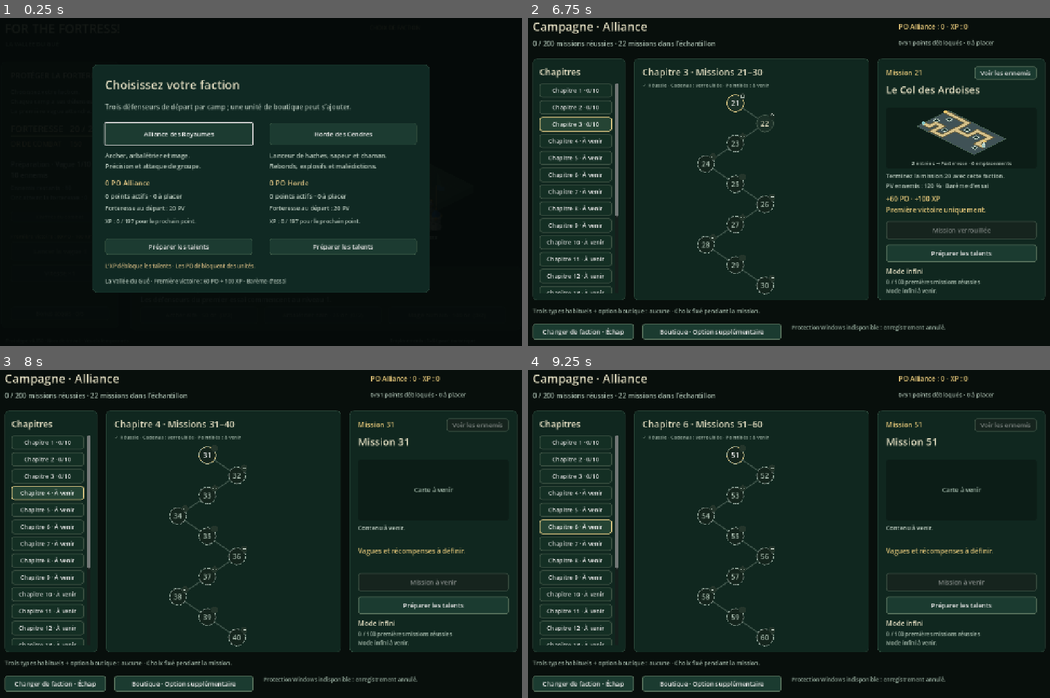
Above: before the commit, frames 1-4 (two rows, left to right).
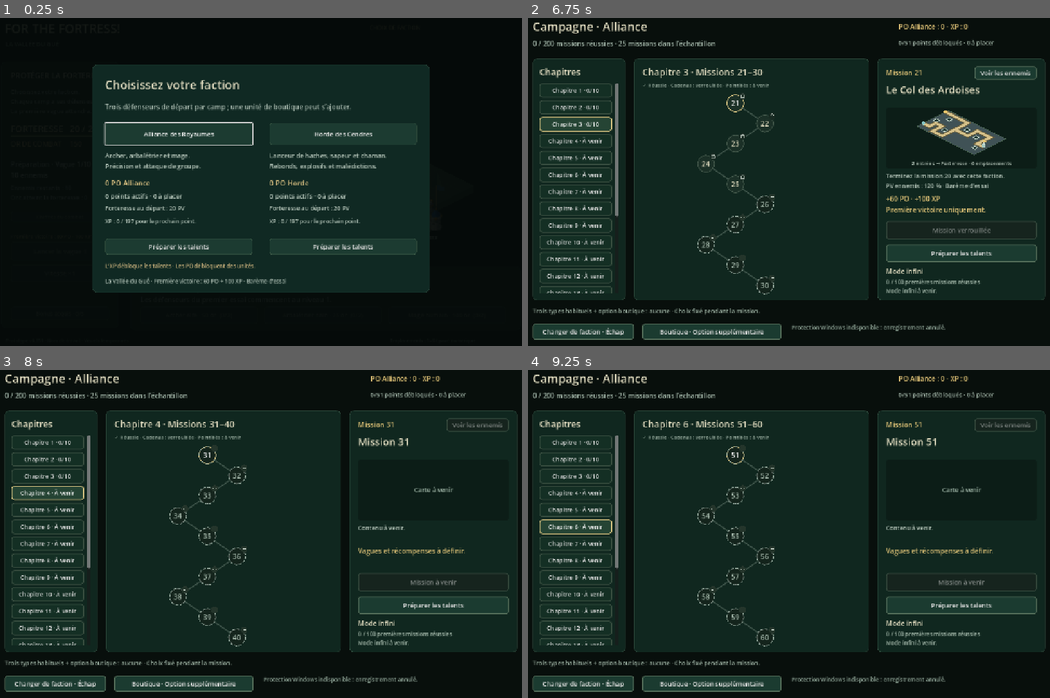
Above: after the commit, the same moments.

Repository: tomy1up/For-The-Fortress
Game: Godot game, scene res://scenes/main.tscn
Two runs of this game, one before a commit and one after it. Both use one fixed random seed, a clock stepped at 60 frames per second and the inputs below.
Inputs:
- Up to frame 1 (0.25 s): no input
- Up to frame 2 (6.75 s): click "Alliance des Royaumes" at 0.5 s; click "Jouer la mission 1" at 1.25 s; click "Jouer la mission 1" at 2 s; click "Horde des Cendres" at 2.75 s; click "Préparer les talents" at 3.5 s; click "Préparer les talents" at 4.25 s; click "Chapitre 1 · 0/10" at 5 s; click "Chapitre 2 · 0/10" at 5.75 s; click "Chapitre 3 · 0/10" at 6.5 s
- Up to frame 3 (8 s): click "Chapitre 4 · À venir" at 7.25 s
- Up to frame 4 (9.25 s): click "Chapitre 5 · À venir" at 8 s; click "Chapitre 6 · À venir" at 8.75 s

The runs differ from the first frame. In frame 2, 0.1% of the frame differs, in the area x 18-42%, y 6-54%; in frame 3, less than 0.1%; in frame 4, less than 0.1%.

Commit message:
release: add campaign missions 23 to 25 in v0.151

Diff:
--- a/prototype/project.godot
+++ b/prototype/project.godot
@@ -3,7 +3,7 @@
 
 [application]
 config/name="For the Fortress! — La Vallée du Gué"
-config/version="0.150"
+config/version="0.151"
 run/main_scene="res://scenes/main.tscn"
 config/features=PackedStringArray("4.7", "GL Compatibility")
 
--- a/prototype/scripts/campaign_catalogue.gd
+++ b/prototype/scripts/campaign_catalogue.gd
@@ -24,10 +24,10 @@
 		var titles: Array[String] = ["La Vallée du Gué","Le Bois du Gué","Les Hauts du Gué","Les Détours du Gué","La Clairière du Gué","Le Défilé du Gué","Les Lacets du Gué","Le Sentier du Gué","Les Abords du Gué","Les Remparts du Gué"]
 		result.merge({"title":titles[(number-1)%10],"available":true,"map_id":maps[(number-1)%10],"hp_percent":99+number,"po":60,"xp":100,"waves":10},true)
 		if number > 10: result.wave_set_id = "ford_banks"
-	elif number == 21:
-		result.merge({"title":"Le Col des Ardoises","available":true,"map_id":"slate_pass","hp_percent":120,"po":60,"xp":100,"waves":10},true)
-	elif number == 22:
-		result.merge({"title":"Les Crêtes des Ardoises","available":true,"map_id":"slate_ridges","hp_percent":121,"po":60,"xp":100,"waves":10},true)
+	elif number <= 25:
+		var maps: Array[String] = ["slate_pass","slate_ridges","slate_scree","slate_ravine","slate_gates"]
+		var titles: Array[String] = ["Le Col des Ardoises","Les Crêtes des Ardoises","Les Éboulis des Ardoises","Le Ravin des Ardoises","Les Portes des Ardoises"]
+		result.merge({"title":titles[number-21],"available":true,"map_id":maps[number-21],"hp_percent":99+number,"po":60,"xp":100,"waves":10},true)
 	return result
 
 static func runtime(id: String) -> Dictionary:
--- a/prototype/scripts/main.gd
+++ b/prototype/scripts/main.gd
@@ -767,9 +767,13 @@
 		var id: int = meta_profile.begin_mission(camp,"campaign.001",60,10,100)
 		var credited: bool = meta_profile.credit_mission(id,camp,10,true)
 		if not credited: push_error("Échec du profil de contrôle de campagne.");return
-	var mountain_preview := variant in ["slate","slateplay","ridges","ridgesplay"]
+	var mountain_preview := variant in ["slate","slateplay","ridges","ridgesplay"] or variant.begins_with("mountain")
+	var mountain_number := 21
+	if variant.begins_with("ridges"): mountain_number = 22
+	if variant.begins_with("mountain"):
+		mountain_number = clampi(variant.trim_prefix("mountain").trim_suffix("play").to_int(),23,25)
 	if (variant.begins_with("terrain") and variant.trim_prefix("terrain").is_valid_int()) or mountain_preview:
-		var target := (22 if variant.begins_with("ridges") else 21) if mountain_preview else clampi(int(variant.trim_prefix("terrain")),2,10)
+		var target := mountain_number if mountain_preview else clampi(int(variant.trim_prefix("terrain")),2,10)
 		for number in range(1,target):
 			var entry: Dictionary = CampaignCatalogue.definition(number)
 			var id: int = meta_profile.begin_mission(camp,entry.id,entry.po,entry.waves,entry.xp)
@@ -778,7 +782,7 @@
 	if variant == "blocked":
 		meta_profile.blocked = true;meta_profile.error = "Sauvegarde indisponible simulée pour le contrôle."
 	_open_campaign(camp,20 if variant == "future" else 3 if mountain_preview else 1)
-	if variant.begins_with("ridges"): campaign_menu._select(1)
+	if mountain_preview: campaign_menu._select(mountain_number-21)
 	if variant.begins_with("terrain") or variant == "locked2":
 		campaign_menu._select(clampi(int(variant.trim_prefix("terrain")),2,10)-1 if variant != "locked2" else 1)
 		campaign_menu.initial_focus().grab_focus()
@@ -799,7 +803,7 @@
 	var preview: Dictionary = campaign_menu.terrain_preview.geometry()
 	var paths: Array = preview.get("paths",[])
 	print("CAMPAIGN_SNAPSHOT=",JSON.stringify({"mission_states":campaign_menu.nodes.map(func(node): return node.state),"ch …(886 unchanged characters)…
-	if variant in ["slateplay","ridgesplay"]:
+	if mountain_preview and variant.ends_with("play"):
 		campaign_menu._launch()
 		print("SLATE_MISSION=",JSON.stringify({"map":model.map_definition.id,"routes":model.routes.size(),"hp_percent":model. …(234 unchanged characters)…
 
--- a/prototype/scripts/map_definition.gd
+++ b/prototype/scripts/map_definition.gd
@@ -563,6 +563,42 @@
 
 static func for_id(id: String) -> Dictionary:
 	if id == "valley_ford": return valley()
+	if id in ["slate_scree","slate_ravine","slate_gates"]:
+		var board := mountain_workshop()
+		board.id = id
+		var upper: Array[Vector2] = []
+		var lower: Array[Vector2] = []
+		var shared: Array[Vector2] = []
+		match id:
+			"slate_scree":
+				board.title = "Les Éboulis des Ardoises"
+				upper.assign([Vector2(0,1),Vector2(5,1)])
+				lower.assign([Vector2(0,9),Vector2(2,9),Vector2(2,5)])
+				shared.assign([Vector2(5,5),Vector2(9,5),Vector2(9,2),Vector2(13,2),Vector2(13,7),Vector2(17,7),Vector2(17,6)])
+				board.slots = [Vector2(2.5,2.8),Vector2(1,6.8),Vector2(6.8,3.3),Vector2(10.8,4),Vector2(14.8,5),Vector2(15,8.5)]
+			"slate_ravine":
+				board.title = "Le Ravin des Ardoises"
+				board.path_points = [Vector2(0,2),Vector2(4,2),Vector2(4,8),Vector2(8,8),Vector2(8,3),Vector2(12,3),Vector2(12,7),Vector2(15,7),Vector2(15,4),Vector2(17,4),Vector2(17,6)]
+				board.path_length = measured_length(board.path_points)
+				board.slots = [Vector2(2,4),Vector2(6,5),Vector2(6,1.5),Vector2(10,5.2),Vector2(13.5,5),Vector2(16.5,8)]
+				board.erase("routes")
+				board.erase("route_pattern")
+				return board
+			"slate_gates":
+				board.title = "Les Portes des Ardoises"
+				upper.assign([Vector2(0,1),Vector2(4,1),Vector2(4,4),Vector2(8,4),Vector2(8,1),Vector2(12,1)])
+				lower.assign([Vector2(0,9),Vector2(4,9),Vector2(4,6),Vector2(9,6),Vector2(9,8),Vector2(12,8)])
+				shared.assign([Vector2(12,5),Vector2(15,5),Vector2(15,2),Vector2(17,2),Vector2(17,6)])
+				board.slots = [Vector2(2,3),Vector2(2,7),Vector2(6,5),Vector2(10,3),Vector2(13.5,3),Vector2(15.5,7.5)]
+		upper.append_array(shared)
+		lower.append_array(shared)
+		board.path_points = upper
+		board.path_length = measured_length(upper)
+		board.routes = [
+			{"id":"upper","path_points":upper,"path_length":board.path_length},
+			{"id":"lower","path_points":lower,"path_length":measured_length(lower)},
+		]
+		return board
 	if id == "slate_ridges":
 		var board := mountain_workshop()
 		board.id = id
--- a/prototype/scripts/valley_model.gd
+++ b/prototype/scripts/valley_model.gd
@@ -190,7 +190,7 @@
 	action_history.append(entry)
 
 static func valid_enemy_hp_percent(value: Variant) -> bool:
-	return (value is int or value is float) and is_finite(float(value)) and value == floorf(float(value)) and value >= 100 and value <= 121
+	return (value is int or value is float) and is_finite(float(value)) and value == floorf(float(value)) and value >= 100 and value <= 124
 
 func configure_enemy_hp(value: Variant) -> bool:
 	if not valid_enemy_hp_percent(value) or not action_history.is_empty() or phase != "preparation" or gold != INITIAL_GOLD: return false
--- a/prototype/tests/test_campaign_preview.gd
+++ b/prototype/tests/test_campaign_preview.gd
@@ -37,7 +37,7 @@
 		screen.refresh();screen._select(1)
 		check(screen.terrain_preview.definition.id == "ford_woods" and not screen.start_button.disabled,"La même carte devient jouable après le succès requis")
 		before = JSON.stringify(p.data)
-		screen._chapter(3);screen._select(2)
+		screen._chapter(3);screen._select(5)
 		check(screen.terrain_preview.definition.is_empty() and screen.terrain_preview.geometry().is_empty() and screen.start_button.disabled,"Un contenu à venir n’emprunte pas le terrain du Gué ni celui précédemment consulté")
 		screen._chapter(20);screen._select(9)
 		check(screen.terrain_preview.geometry().is_empty() and JSON.stringify(p.data) == before,"Les chapitres futurs restent sans terrain inventé et sans effet sur les acquis")
--- a/prototype/tests/test_campaign_progress.gd
+++ b/prototype/tests/test_campaign_progress.gd
@@ -15,8 +15,8 @@
 		var id: String = Catalogue.id_for(number);var definition: Dictionary = Catalogue.definition(number)
 		check(not ids.has(id) and Catalogue.number_for(id) == number,"Identifiant de mission unique et stable sur les deux cents positions")
 		ids[id] = true
-		if number > 22: check(not definition.available and not definition.has("po") and not definition.has("xp") and Catalogue.runtime(id).is_empty(),"Contenu absent non jouable, sans récompense inventée")
-	check(Catalogue.available_count() == 22 and Catalogue.runtime("campaign.001") == {"id":"campaign.001","po":60,"xp":100,"waves":10,"map_id":"valley_ford","hp_percent":100},"La mission du Gué et ses gains de référence restent inchangés")
+		if number > 25: check(not definition.available and not definition.has("po") and not definition.has("xp") and Catalogue.runtime(id).is_empty(),"Contenu absent non jouable, sans récompense inventée")
+	check(Catalogue.available_count() == 25 and Catalogue.runtime("campaign.001") == {"id":"campaign.001","po":60,"xp":100,"waves":10,"map_id":"valley_ford","hp_percent":100},"La mission du Gué et ses gains de référence restent inchangés")
 	for invalid in ["campaign.1","campaign.000","campaign.201","campaign.+001","campaign.0001","campaign.001.extra",null,1]: check(Catalogue.number_for(invalid) == 0,"Identifiant non canonique refusé")
 	for number in [0,-1,201]: check(Catalogue.definition(number).is_empty() and Catalogue.id_for(number).is_empty(),"Position hors parcours refusée")
 	for pair in [[1,1],[10,1],[11,2],[20,2],[21,3],[100,10],[101,11],[200,20]]: check(Catalogue.definition(pair[0]).chapter == pair[1],"Dix missions par chapitre aux frontières du parcours")
--- a/prototype/tests/test_campaign_sample.gd
+++ b/prototype/tests/test_campaign_sample.gd
@@ -36,7 +36,7 @@
 				check(is_equal_approx(scaled.hp,base.hp*percent/100.0) and scaled.hp == scaled.max_hp,"Les PV initiaux et maximum appliquent exactement le pourcentage demandé")
 				for key in ["speed","reward","fortress_damage","identity_id","origin"]: check(scaled[key] == base[key],"Vitesse, gains, dégâts à la forteresse et identité de faction inchangés")
 	var m = Model.new()
-	for invalid in [0,99,122,100.5,true,"101",null,INF]: check(not m.configure_enemy_hp(invalid) and m.enemy_hp_percent == 100,"Réglage absent, non entier ou hors de l’échantillon refusé sans effet")
+	for invalid in [0,99,125,100.5,true,"101",null,INF]: check(not m.configure_enemy_hp(invalid) and m.enemy_hp_percent == 100,"Réglage absent, non entier ou hors de l’échantillon refusé sans effet")
 	check(m.configure_enemy_hp(101) and m.select_faction(0) and not m.configure_enemy_hp(102),"Le pourcentage est configuré avant le départ puis figé")
 	m.start();m.advance(0)
 	check(not m.enemies.is_empty() and m.enemies[0].max_hp == Model.scaled_enemy_hp(m.enemies[0].type,101),"Le moteur applique les PV réglés aux apparitions réelles")
@@ -68,7 +68,7 @@
 			if number > 1:
 				var bad: Dictionary = reports[0].duplicate(true);bad.enemy_hp_percent = 100
 				check(not Replay.verify(bad).ok,"Un rapport dont le pourcentage a été falsifié est rejeté")
-				bad.enemy_hp_percent = 122;check(not Replay.verify(bad).ok,"Un rapport ne peut pas imposer une difficulté non prise en charge")
+				bad.enemy_hp_percent = 125;check(not Replay.verify(bad).ok,"Un rapport ne peut pas imposer une difficulté non prise en charge")
 				bad.erase("enemy_hp_percent");check(not Replay.verify(bad).ok,"Supprimer les règles de PV du rapport ne permet pas un rejeu incohérent")
 		var scene = Main.new();root.add_child(scene);scene.set_process(false)
 		var p = Profile.new("");scene.meta_profile = p;scene._open_campaign(faction)
--- a/prototype/tests/test_campaign_states.gd
+++ b/prototype/tests/test_campaign_states.gd
@@ -23,7 +23,7 @@
 			check(menu.chapter == chapter and menu.chapter_in_view(),"Chaque chapitre sélectionné devient visible dans la liste après mise en page")
 			check(menu.get_viewport().gui_get_focus_owner() == menu.nodes[0],"Révéler le chapitre ne vole pas le focus de la mission sélectionnée")
 			if chapter == 3:
-				check(menu.nodes[0].state=="locked" and menu.nodes[1].state=="locked" and menu.nodes.slice(2).all(func(node): return node.state=="future"),"Le chapitre partiel distingue ses deux missions jouables verrouillées des huit missions à venir")
+				check(menu.nodes.slice(0,5).all(func(node): return node.state=="locked") and menu.nodes.slice(5).all(func(node): return node.state=="future"),"Le chapitre partiel distingue ses cinq missions jouables verrouillées des cinq missions à venir")
 			if chapter > 3:
 				check(menu.chapter_buttons[chapter-1].text.contains("À venir"),"Un chapitre sans contenu jouable ne prétend pas être prêt")
 				for node in menu.nodes: check(node.state == "future" and not node.locked,"Les nœuds d’un chapitre futur restent consultables, sans faux cadenas de progression")
--- a/prototype/tests/test_chapter_one.gd
+++ b/prototype/tests/test_chapter_one.gd
@@ -48,7 +48,7 @@
 			var scaled: Dictionary = Model.make_enemy(0,type,0,0,entry.hp_percent)
 			check(is_equal_approx(scaled.max_hp,base.hp*entry.hp_percent/100.0),"PV exacts sans arrondi prématuré")
 			for key in ["speed","reward","fortress_damage","identity_id"]: check(scaled[key] == base[key],"Le changement de mission ne gonfle ni vitesse, ni récompense, ni dégâts à la forteresse")
-	check(not Catalogue.definition(23).available and Catalogue.runtime("campaign.023").is_empty(),"La mission 23 reste à venir, sans contenu annoncé comme jouable")
+	check(not Catalogue.definition(26).available and Catalogue.runtime("campaign.026").is_empty(),"La mission 26 reste à venir, sans contenu annoncé comme jouable")
 	for faction in range(2):
 		for number in range(4,11):
 			var entry: Dictionary = Catalogue.definition(number);var reports: Array = []
--- a/prototype/tests/test_mission_scout.gd
+++ b/prototype/tests/test_mission_scout.gd
@@ -75,7 +75,7 @@
 			check(JSON.stringify(profile.data)==before,"Lire les rencontres ne modifie aucune progression")
 			await escape()
 			check(menu.visible and not scout.visible and not menu.overlay_blocked and root.gui_get_focus_owner()==menu.scout_button,"Échap revient au bouton d’origine sans quitter le parcours")
-		menu._chapter(3);menu._select(2);check(menu.scout_button.disabled,"Les missions futures n’inventent pas de rencontres")
+		menu._chapter(3);menu._select(5);check(menu.scout_button.disabled,"Les missions futures n’inventent pas de rencontres")
 		menu._scout();check(not scout.visible,"Le contenu futur ne s’ouvre pas")
 		menu._chapter(1);menu._scout();menu.close();check(not scout.visible and scout.entries.is_empty(),"Quitter le parcours efface la consultation")
 		menu.open(profile,1-camp);check(not scout.visible and not menu.overlay_blocked,"Aucune ancienne faction ne reste affichée après changement")
--- a/prototype/tests/test_slate_campaign.gd
+++ b/prototype/tests/test_slate_campaign.gd
@@ -12,7 +12,7 @@
 func _initialize() -> void:
 	call_deferred("run_checks")
 func run_checks() -> void:
-	for case in [[0,21],[1,21],[0,22],[1,22]]:
+	for case in [[0,21],[1,21],[0,22],[1,22],[0,23],[1,23],[0,24],[1,24],[0,25],[1,25]]:
 		var faction: int = case[0]
 		var mission_number: int = case[1]
 		var game := Main.new()
@@ -28,22 +28,28 @@
 		for number in range(1,mission_number):
 			var id: int = profile.begin_mission(faction,Main.CampaignCatalogue.id_for(number),60,10,100)
 			check(id>0 and profile.credit_mission(id,faction,10,true),"Première victoire préalable créditée par le service")
-		for index in [0,0,0,0,0,1,1,1,2,2]:
-			check(profile.allocate(faction,index),"Dix rangs investis avec les points gagnés auparavant")
+		var available_points: int = profile.data.banks[faction].points
+		for index in [0,0,0,0,0,1,1,1,2,2,2,3].slice(0,available_points):
+			check(profile.allocate(faction,index),"Rangs investis avec les points gagnés auparavant")
 		game._open_campaign(faction,3)
 		game.campaign_menu._select(mission_number-21)
 		game.campaign_menu._launch()
 		var model = game.model
-		check(not game.choosing_faction and game.mission_definition.id==Main.CampaignCatalogue.id_for(mission_number) and model.routes.size()==2,"La mission démarre par le parcours normal")
+		check(not game.choosing_faction and game.mission_definition.id==Main.CampaignCatalogue.id_for(mission_number) and model.routes.size()==(0 if mission_number==24 else 2),"La mission démarre par le parcours normal")
 		check(model.enemy_hp_percent==99+mission_number and model.gold==150 and model.fortress_hp==model.max_hp and model.bonuses.is_empty(),"Paramètres et remise à neuf avec les talents actifs")
 		model.rng.seed = 7
 		var slots: Array = [3,4,2]
 		if faction==1 and mission_number==22:
 			slots = [4,3,2]
-		check(model.buy(slots[0],faction*3) and model.buy(slots[1],faction*3+1),"Recrutement initial dans le budget")
+		if faction==1 and mission_number==23:
+			slots = [2,3,4]
+		var types: Array = [faction*3,faction*3+1,faction*3+2]
+		if faction==1 and mission_number==25:
+			types = [3,5,4]
+		check(model.buy(slots[0],types[0]) and model.buy(slots[1],types[1]),"Recrutement initial dans le budget")
 		for wave in range(1,11):
 			if wave==2: model.upgrade(slots[0])
-			if wave>=2 and model.defenders[slots[2]].is_empty(): model.buy(slots[2],faction*3+2)
+			if wave>=2 and model.defenders[slots[2]].is_empty(): model.buy(slots[2],types[2])
 			if wave>=5:
 				for slot in slots:
 					if not model.defenders[slot].is_empty(): model.upgrade(slot,0 if model.defenders[slot].level==3 else -1)
Not shown, changed: prototype/distribution/LIRE_MOI.txt
Not shown, changed: prototype/export_presets.cfg
Not shown, added: prototype/tools/survey_slate_core.gd.uid
Not shown, changed: design/Mission_021_Col_des_Ardoises.md
Not shown, changed: design/Mission_022_Cretes_des_Ardoises.md
Not shown, added: design/Missions_023_025_Ardoises.md
Not shown, added: design/essais/v0151_release_notes.md
Not shown, changed: prototype/Exporter_Windows.ps1
